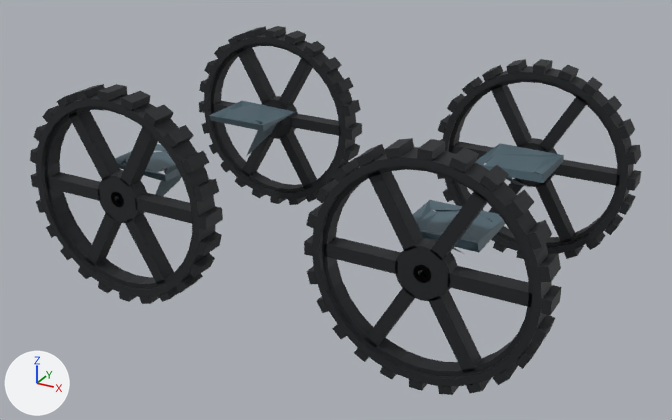
The glTF model apps/web/public/models/mk2/offroad_wheels.glb: old version first, new version second.
Rendered twice from a camera (50 mm lens) standing at (1.72, -3.14, 1.87) and looking at (0.02, -0.05, 0.32). The axes (+X, +Y, +Z) are drawn at lower left. The lights are the same throughout. The first picture is the older version. Where no turn or scale is listed for an object, it has been applied to the vertices.

Names of what the first picture shows: 'mesh_rubber_and_chip_21', 'mesh_rubber_and_chip_21_001', 'mesh_rubber_and_chip_21_002', 'mesh_rubber_and_chip_21_003', 'print_motor_cap__1', 'print_motor_cap__2', 'print_motor_cap__3', 'print_motor_cap__4', 'print_motor_saddle__1', 'print_motor_saddle__2', 'print_motor_saddle__3', 'print_motor_saddle__4', 'tire_tread_visual__23', 'tire_tread_visual__23_001', 'tire_tread_visual__23_002', 'tire_tread_visual__23_003'.
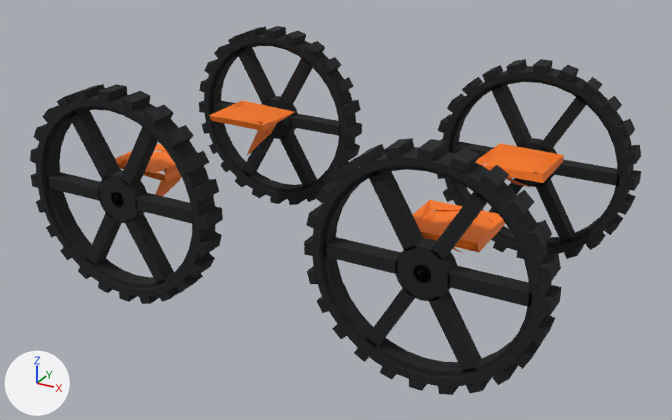
Changed parts and their boxes (x1, y1, x2, y2) in the pictures (672 x 420 px):
'print_motor_cap__1', recoloured (dark blue to orange)
    both: (412, 200, 506, 253)
'print_motor_cap__2', recoloured (dark blue to orange)
    both: (475, 143, 564, 183)
'print_motor_cap__4', recoloured (dark blue to orange)
    both: (209, 100, 295, 131)
'print_motor_cap__3', recoloured (dark blue to orange)
    both: (115, 144, 199, 182)
'print_motor_saddle__4', recoloured (dark blue to orange)
    both: (247, 123, 277, 155)
'print_motor_saddle__3', recoloured (dark blue to orange)
    both: (155, 175, 181, 196)
'print_motor_saddle__2', recoloured
    both: (506, 177, 529, 187)
'print_motor_saddle__1', recoloured
    both: (453, 248, 464, 254)

What changed in the scene script:
```text
Change mat_petg:
    mat_petg.base_color: (0.08, 0.13, 0.16) -> (1.0, 0.195, 0.0103)  # dark blue #50656f -> orange #ff7a1a
```
